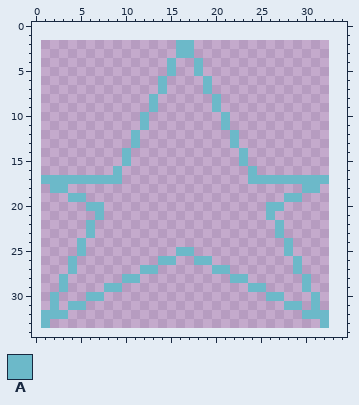
File history of a pixel-art file, ART/UI/EmptyStar.aseprite. The picture above was drawn from the file before the commit.
32x32 pixels, 1 frame. The old version is drawn lined up with the new one, on the new canvas.
Palette (. is transparent): A #6cb9c9
Pixels before, first column x 1:
 2 ...............AA...............
 3 ...............AA...............
 4 ..............A..A..............
 5 ..............A..A..............
 6 .............A....A.............
 7 .............A....A.............
 8 ............A......A............
 9 ............A......A............
10 ...........A........A...........
11 ...........A........A...........
12 ..........A..........A..........
13 ..........A..........A..........
14 .........A............A.........
15 .........A............A.........
16 ........A..............A........
17 AAAAAAAAA..............AAAAAAAAA
18 .AA..........................AA.
19 ...AA......................AA...
20 .....AA..................AA.....
21 ......A..................A......
22 .....A....................A.....
23 .....A....................A.....
24 ....A......................A....
25 ....A..........AA..........A....
26 ...A.........AA..AA.........A...
27 ...A.......AA......AA.......A...
28 ..A......AA..........AA......A..
29 ..A....AA..............AA....A..
30 .A...AA..................AA...A.
31 .A.AA......................AA.A.
32 AAA..........................AAA
33 A..............................A
The result:
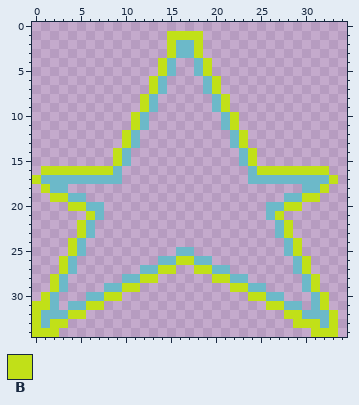
Colours new in this view: B #c1e018
Changes in this commit:
canvas 32x32 -> 35x35, the old top-left corner now at 1,2
Changed rows in their new state; - is an unchanged pixel.
first column x 0:
 1 ---------------BBBB---------------
 2 ---------------B--B---------------
 3 ---------------B--B---------------
 4 --------------B----B--------------
 5 --------------B----B--------------
 6 -------------B------B-------------
 7 -------------B------B-------------
 8 ------------B--------B------------
 9 ------------B--------B------------
10 -----------B----------B-----------
11 -----------B----------B-----------
12 ----------B------------B----------
13 ----------B------------B----------
14 ---------B--------------B---------
15 ---------B--------------B---------
16 -BBBBBBBB----------------BBBBBBBB-
17 B--------------------------------B
18 -B------------------------------B-
19 --BB--------------------------BB--
20 ----BB----------------------BB----
21 ------B--------------------B------
22 -----B----------------------B-----
23 -----B----------------------B-----
24 ----B------------------------B----
25 ----B------------------------B----
26 ---B------------BB------------B---
27 ---B----------BB--BB----------B---
28 --B---------BB------BB---------B--
29 --B-------BB----------BB-------B--
30 -B------BB--------------BB------B-
31 BB----BB------------------BB----B-
32 B---BB----------------------BB---B
33 B-BB-------------------------BBB-B
34 BBB----------------------------BBB
